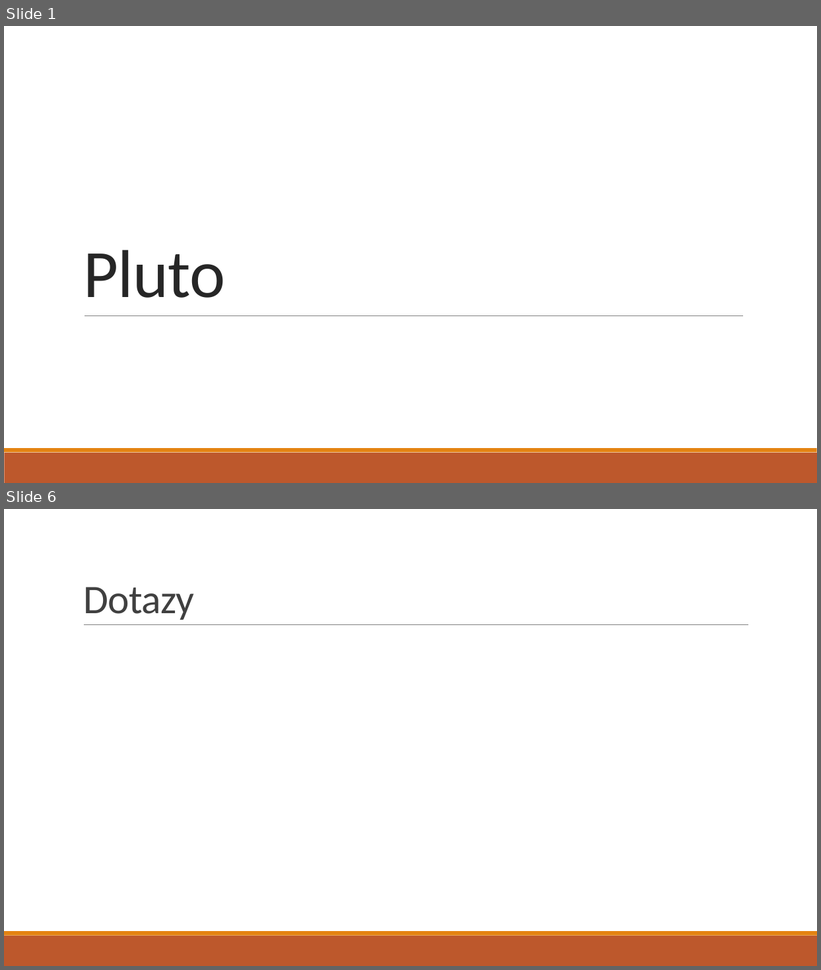
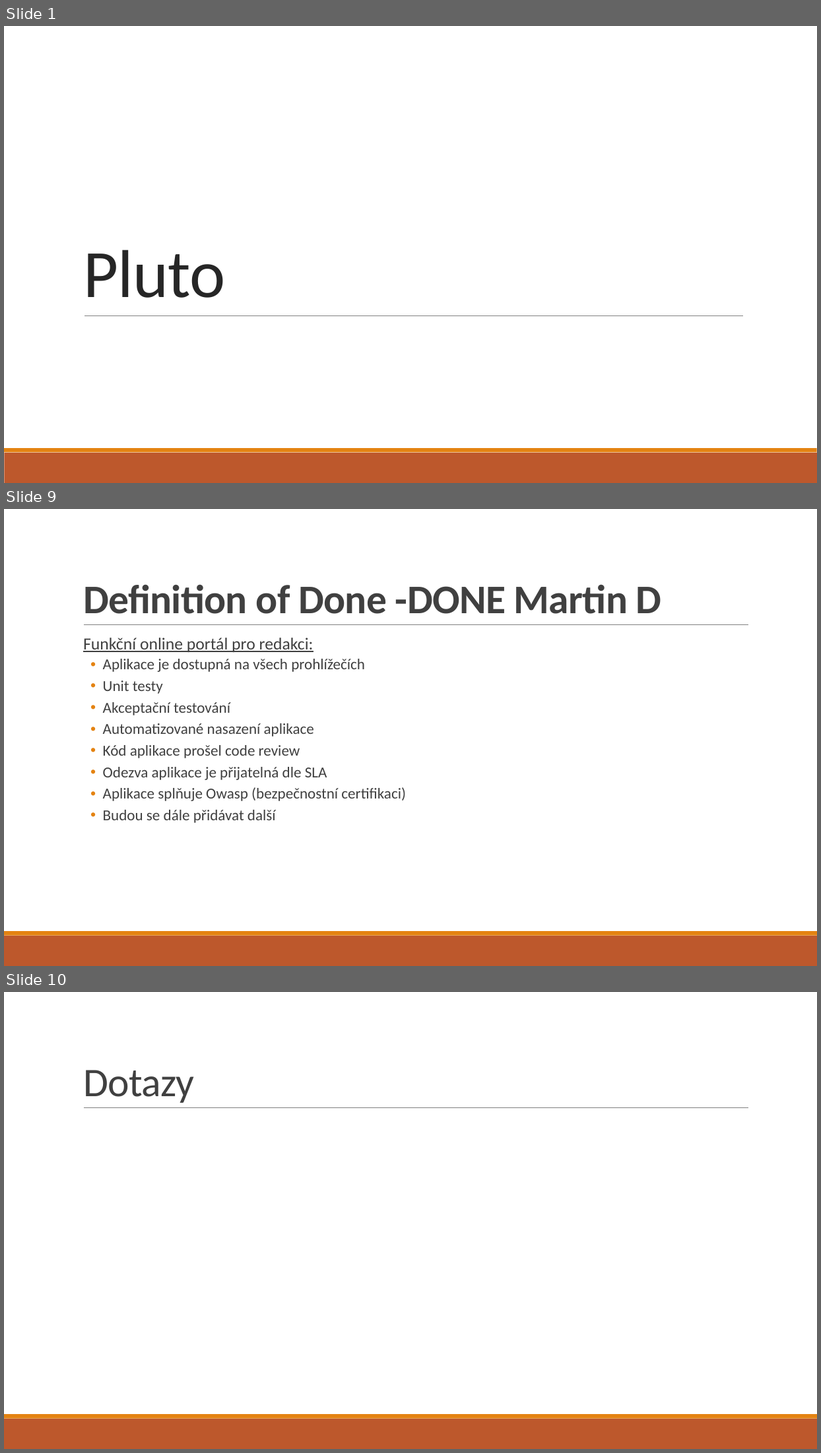
Before and after one commit to marlingocze/plutorsp, a slide deck: dokumenty/prezentace_rsp1.pptx. Shown one above the other, each under a label of ours: slides 1 and 6 before the commit, slides 1, 9 and 10 after it; the slides between them are not shown. The pictures are 821x970 and 821x1453 pixels, drawn with LibreOffice and Linux fonts; fonts in the diff are those of the drawing. Boxes give left, top, right and bottom in pixels: in the first picture for what was removed or moved away, otherwise in the second. Text is boxed around its words. In the diff, an @@ line names an element or a change of style, - is before the commit and + after.

```diff
--- a/dokumenty/prezentace_rsp1.pptx
+++ b/dokumenty/prezentace_rsp1.pptx
@@ slide 9 added at (4,509,817,966), background #FFFFFF; not listed: 3 template elements that a slide beside it also shows @@
@@ title added at (83,584,662,614), 48 pt, text #404040, bold @@
+Definition of Done -DONE Martin D
@@ text added at (83,638,406,823), 18 pt, text #404040 @@
+  Funkční online portál pro redakci:
+  • Aplikace je dostupná na všech prohlížečích
+  • Unit testy
+  • Akceptační testování
+  • Automatizované nasazení aplikace
+  • Kód aplikace prošel code review
+  • Odezva aplikace je přijatelná dle SLA
+  • Aplikace splňuje Owasp (bezpečnostní certifikaci)
+  • Budou se dále přidávat další
@@ what was slide 6 is now slide 10 @@
```
Also in this commit, not shown: 4 slides changed, 3 other slides added, 3 other files.
